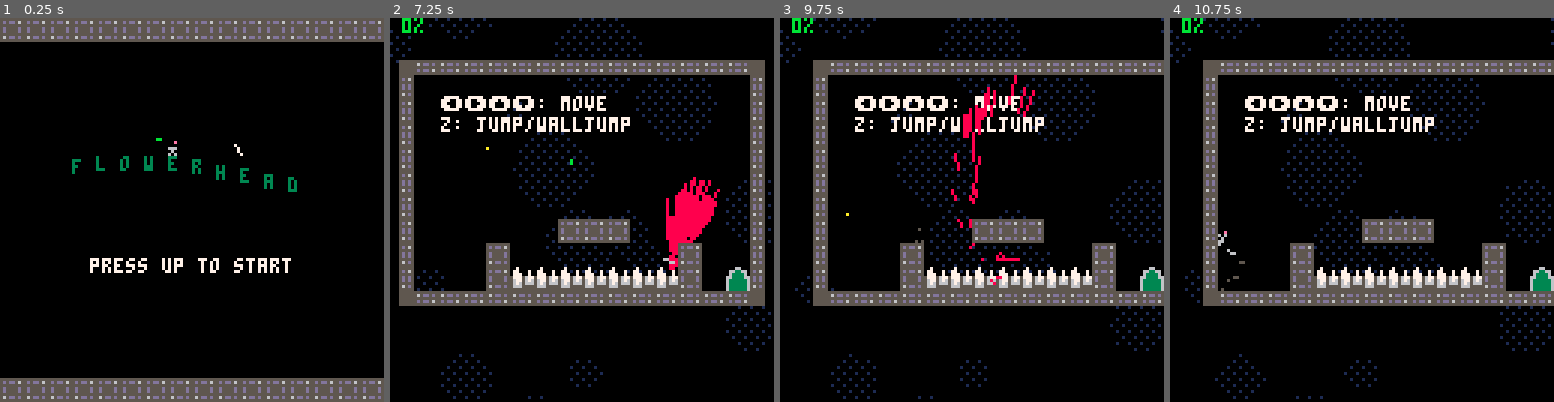
Above: before the commit, frames 1-4 (left to right).
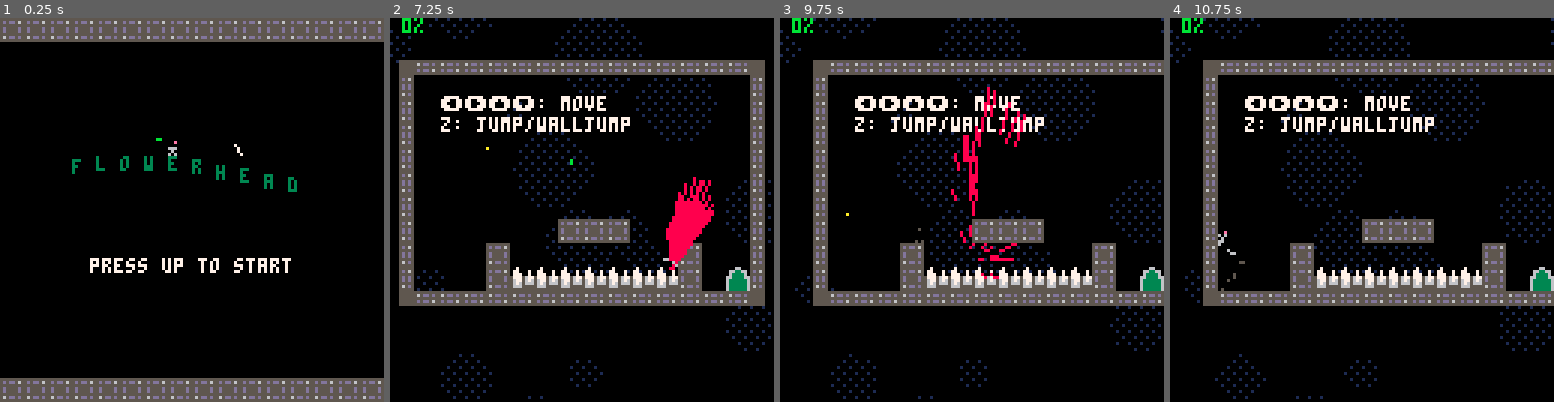
Above: after the commit, the same moments.

Repository: charlietran/flowerhead
Game: PICO-8 cartridge flowerhead.p8
Same seed, same stepped clock (60 frames per second), same inputs: the game is played once before the commit and once after it.
Inputs:
- Up to frame 1 (0.25 s): no input
- Up to frame 2 (7.25 s): tap X (X key) at 0.33, 1.07, 1.85, 2.97, 4.08, 5.2, 6.32 s; tap O (Z key) at 0.7, 1.7, 2.1, 2.5, 2.9, 3.3, 3.7, 4.1, 4.5, 4.9, 5.3, 5.7, 6.1, 6.5, 6.9 s; hold Right 1.6-2.1 s; hold Up 2.15-2.42 s; hold Right 2.47-3.03 s; hold Left 3.08-3.58 s; hold Right 4.02-4.68 s; hold Up 4.73-5.03 s; hold Left 5.08-5.68 s; hold Right 6.08-6.58 s; hold Right 6.63-7.13 s; hold Up from 7.18 s (still down)
- Up to frame 3 (9.75 s): tap O (Z key) every 0.4 s from 7.3 to 9.7 s; tap X (X key) at 7.43, 8.55, 9.67 s; release Up at 7.45 s; hold Right 7.5-8.07 s; hold Left 8.12-8.62 s; hold Right 9.05-9.72 s
- Up to frame 4 (10.75 s): hold Up 9.77-10.07 s; tap O (Z key) at 10.1, 10.5 s; hold Left 10.12-10.72 s

Frame 1 is identical in both runs. In frame 2, 0.4% of the frame differs, in the area x 71-86%, y 42-65%; in frame 3, 1.2%, in the area x 46-67%, y 14-70%; in frame 4, less than 0.1%.

Commit message:
Use pairs instead of all for iterating
Faster performance

Diff:
--- a/flowerhead.p8
+++ b/flowerhead.p8
@@ -60,7 +60,7 @@
     banners
 	}
 
-	for object in all(objects) do
+	for _,object in pairs(objects) do
 		if object.init then object:init() end
 	end
 end
@@ -77,7 +77,7 @@
 
 function _updategame()
 	gametime+=1
-	for object in all(objects) do
+	for _,object in pairs(objects) do
     -- update the camera position before everything else
 		cam:update()
 		if object.update then object:update() end
@@ -107,7 +107,7 @@
 function _drawgame()
   cls()
 
-  for object in all(objects) do
+  for _,object in pairs(objects) do
     if object.draw then object:draw() end
   end
 
@@ -190,7 +190,7 @@
 	-- drifting in the x direction
 	-- over time and with parallax
 	local cloudalt=true
-	for cloud in all(self.list) do
+	for _,cloud in pairs(self.list) do
 			local cloudx, cloudy
 			-- the y offset is the
 			-- product of our current cam
@@ -453,7 +452,7 @@
 		if line.dt < line.duration then
 			line.dt+=1
 			local t=line.dt/line.duration
-			for char in all(line.chars) do
+			for _,char in pairs(line.chars) do
 				char.x=char.x1+ease_out_quad(t)*char.dx
 				char.y=char.y1+ease_out_quad(t)*char.dy
 			end
@@ -473,7 +472,7 @@
     banners:add({title="level "..levels.index})
     for line in all(self.lines) do
       line.dt=1
-			for char in all(line.chars) do
+			for _,char in pairs(line.chars) do
         char.x,char.y=char.x1,char.y1
       end
     end
@@ -486,8 +485,8 @@
 
 function levelcomplete:draw()
 		if gamestate=="lvlcomplete" then
-			for line in all(self.lines) do
-				for char in all(line.chars) do
+			for _,line in pairs(self.lines) do
+				for _,char in pairs(line.chars) do
 					local color={}
 					if line.dt/line.duration<=1 then
             color=3
@@ -1122,7 +1121,7 @@
 --be drawn in our object loop
 specks={list={}}
 function specks:update()
-	for speck in all(self.list) do
+	for _,speck in pairs(self.list) do
 		speck.ox=speck.x
 		speck.oy=speck.y
 		speck.x+=speck.vx
@@ -1142,7 +1141,7 @@
 end
 
 function specks:draw()
-	for speck in all(self.list) do
+	for _,speck in pairs(self.list) do
 		line(
 			speck.x,
 			speck.y,
@@ -1234,7 +1233,7 @@
 bombs.anim_frames={{16,8},{19,8},{22,8},{16,11},{19,11},{22,11},{16,14},{19,14}}
 
 function bombs:draw()
-	for bomb in all(self.list) do
+	for _,bomb in pairs(self.list) do
 		if bomb.dead or bomb.exploded then
 			goto bomb_draw_continue
 		end
@@ -1258,7 +1257,7 @@
 end
 
 function bombs.update(b)
-	for bomb in all(b.list) do
+	for _,bomb in pairs(b.list) do
 
 		if bomb.exploded then
 			bombs.exploding(bomb)
@@ -1339,12 +1338,12 @@
 explosions.list={}
 
 function explosions.update()
-	for e in all(explosions.list) do
+	for _,e in pairs(explosions.list) do
 		if #e.sparks==0 then
 			del(explosions.list,e)
 		end
 
-		for s in all(e.sparks) do
+		for _,s in pairs(e.sparks) do
 			s.x+=s.vx / s.mass
 			s.y+=s.vy / s.mass
 			s.r-=0.2
@@ -1356,8 +1355,8 @@
 end -- explosions.update()
 
 function explosions.draw()
-	for e in all(explosions.list) do
-		for s in all(e.sparks) do
+	for _,e in pairs(explosions.list) do
+		for _,s in pairs(e.sparks) do
 			local color
 			if s.r>2.5 then
 				color=11
@@ -1368,13 +1367,7 @@
 			end
 			circfill(s.x,s.y,s.r,color)
 		end
-	end --for e in all(explosions.list)
-		-- circfill(
-		-- 	e.x,
-		-- 	e.y,
-		-- 	e.r*(e.life_r/e.life),
-		-- 	7)
-		-- end
+	end --for _,e in pairs(explosions.list)
 end
 
 function explosions.add(x,y,intensity)
